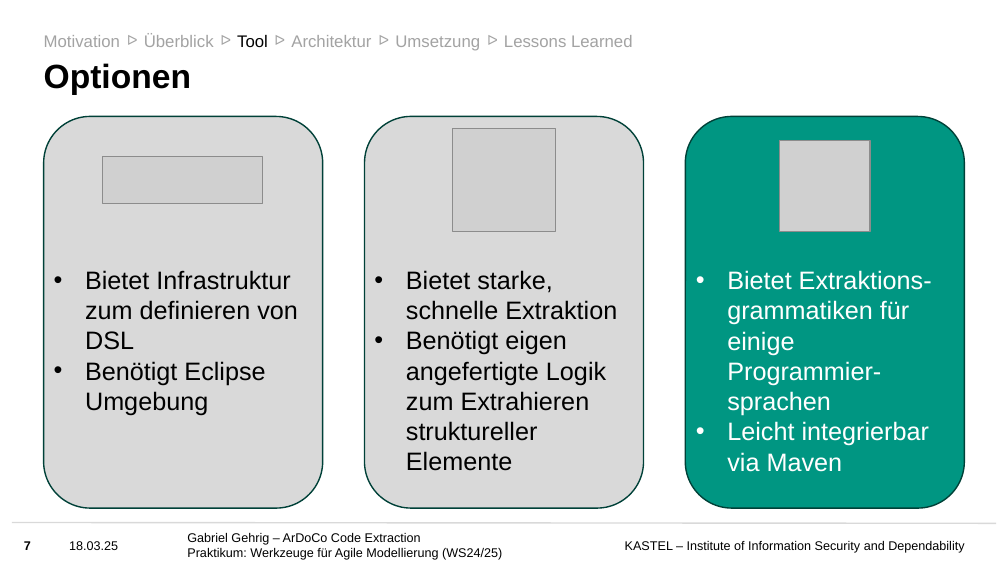
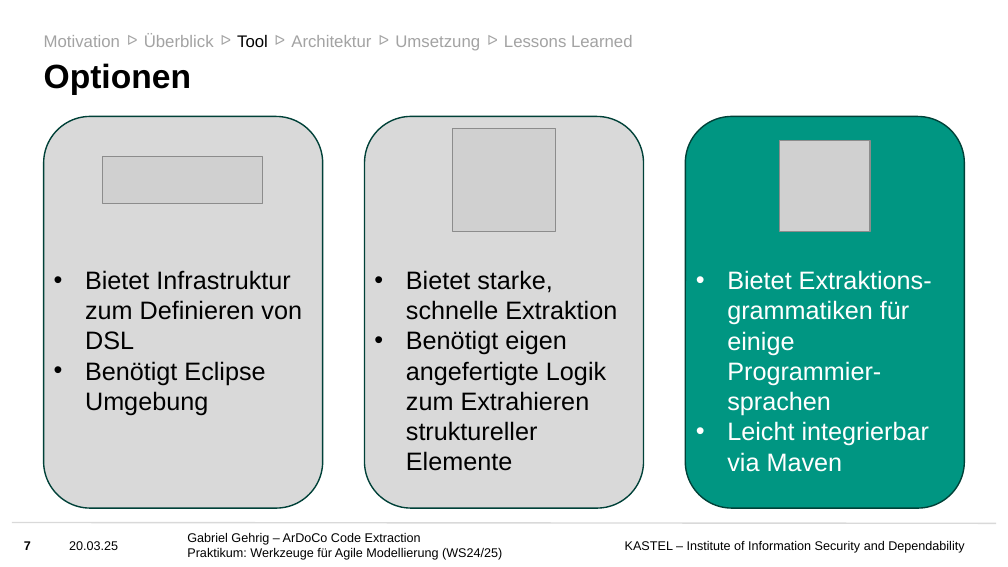
Before and after one commit to ardoco/ardoco, a slide deck: slide 7 of doc/Folien Praktikum ArDoCo.pptx. Drawn at 1008x567 pixels with LibreOffice and Linux fonts; fonts in the diff are those of the drawing; grey boxes stand for pictures; background and template pictures are left out. Boxes give left, top, right and bottom in pixels: in the first picture for what was removed or moved away, otherwise in the second. Text is boxed around its words. In the diff, an @@ line names an element or a change of style, - is before the commit and + after.

```diff
--- a/doc/Folien Praktikum ArDoCo.pptx
+++ b/doc/Folien Praktikum ArDoCo.pptx
@@ text at bbox=[85, 270, 302, 350]: text changed @@
-• Bietet Infrastruktur zum definieren von DSL
+• Bietet Infrastruktur zum Definieren von DSL
@@ text at bbox=[69, 541, 118, 550]: text changed @@
-18.03.25
+20.03.25
```
Also in this commit, not shown: 24 other slides changed, 2 other files.
